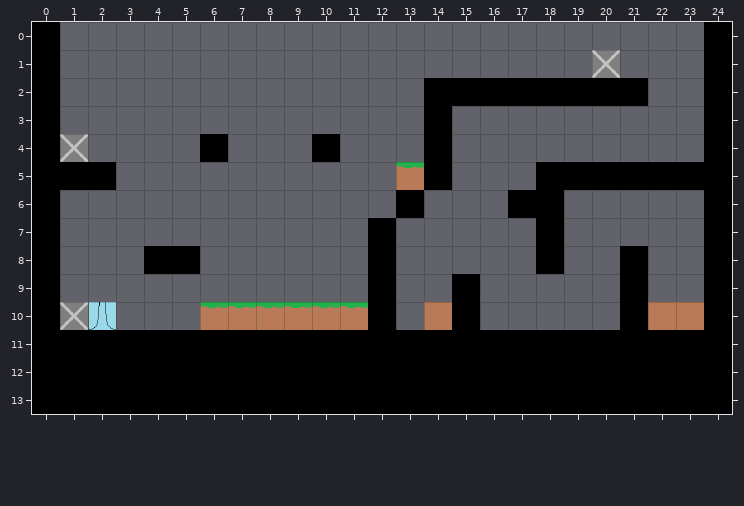
Level history. Tiled map: level1.tmx. This is how it looked before the edit.
Cells are 50x50 px. Shown: x 0..24, y 0..13. The commit also replaced the tileset; all pictures use the new one.
Once edited:
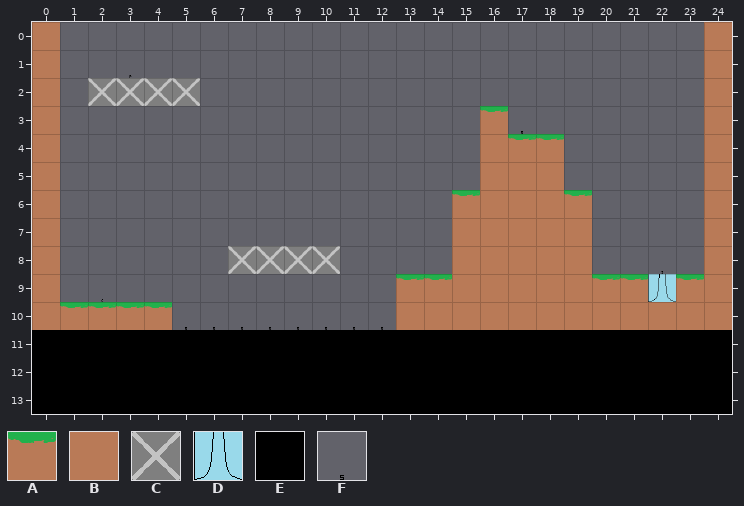
Key: from "groundTiles": A 0, B 1, C 2, D 3, E 4; from "invisibles": F 0.
_ is an empty cell.
What changed:
Layer "layer":
y 0: x 0 E -> B; x 24 E -> B
y 1: x 0 E -> B; x 20 C -> _; x 24 E -> B
y 2: x 0 E -> B; x 2..5 ____ -> CCCC; x 14..21 EEEEEEEE -> ________; x 24 E -> B
y 3: x 0 E -> B; x 14 E -> _; x 16 _ -> A; x 24 E -> B
y 4: x 0..1 EC -> B_; x 6 E -> _; x 10 E -> _; x 14 E -> _; x 16..18 ___ -> BAA; x 24 E -> B
y 5: x 0..2 EEE -> B__; x 13..14 AE -> __; x 16..24 __EEEEEEE -> BBB_____B
y 6: x 0 E -> B; x 13 E -> _; x 15..19 __EE_ -> ABBBA; x 24 E -> B
y 7: x 0 E -> B; x 12 E -> _; x 15..19 ___E_ -> BBBBB; x 24 E -> B
y 8: x 0 E -> B; x 4..5 EE -> __; x 7..10 ____ -> CCCC; x 12 E -> _; x 15..19 ___E_ -> BBBBB; x 21 E -> _; x 24 E -> B
y 9: x 0 E -> B; x 12..24 E__E_____E__E -> _AABBBBBAADAB
y 10: x 0..4 ECD__ -> BAAAA; x 6..13 AAAAAAE_ -> FFFFFFFB; x 15..21 E_____E -> BBBBBBB; x 24 E -> B
Boxes around the changes in both pictures, in picture pixels (x1, y1, x2, y2):
changed: (32, 22, 200, 330)
changed: (200, 22, 732, 330)
